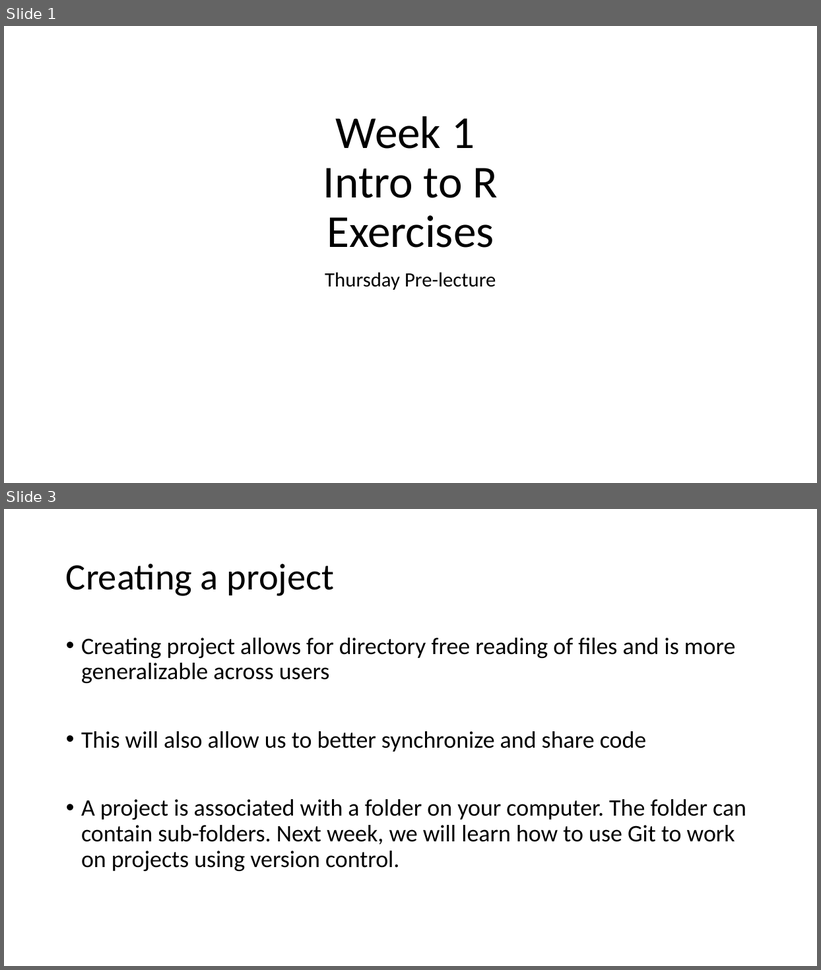
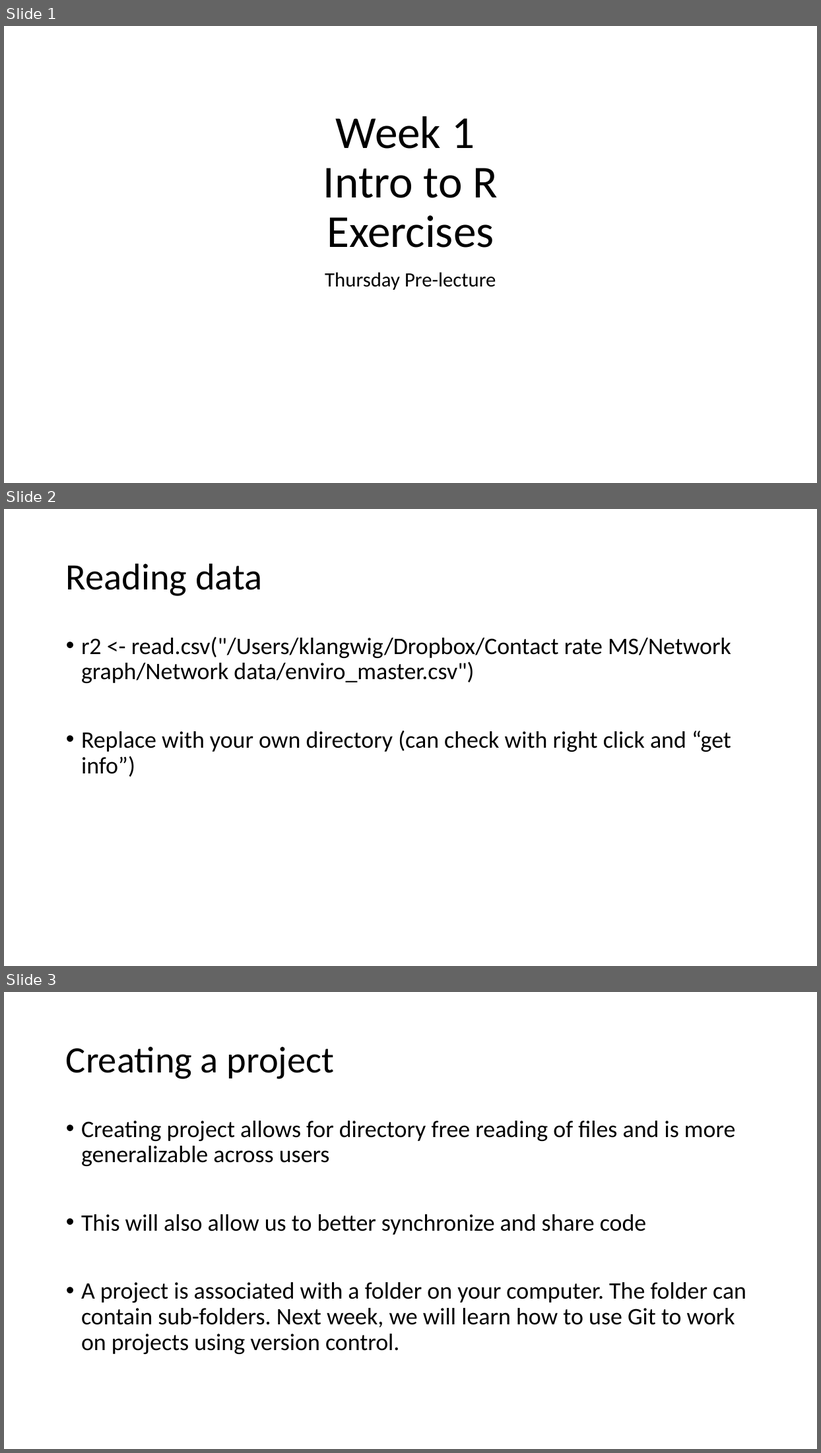
Before and after one commit to VTQuantMethodsEEB/klangwig, a slide deck: lectures/week_1_intro_to_R/ex1_intro_to_R.pptx. Shown one above the other, each under a label of ours: slides 1 and 3 before the commit, slides 1, 2 and 3 after it; the slides between them are not shown. The pictures are 821x970 and 821x1453 pixels, drawn with LibreOffice and Linux fonts; fonts in the diff are those of the drawing. Boxes give left, top, right and bottom in pixels: in the first picture for what was removed or moved away, otherwise in the second. Text is boxed around its words. In the diff, an @@ line names an element or a change of style, - is before the commit and + after.

```diff
--- a/lectures/week_1_intro_to_R/ex1_intro_to_R.pptx
+++ b/lectures/week_1_intro_to_R/ex1_intro_to_R.pptx
@@ slide 2 added at <box>4,509,817,966</box>, background #FFFFFF @@
@@ title added at <box>66,563,262,596</box>, 44 pt, text #000000 @@
+Reading data
@@ text added at <box>81,637,731,777</box>, 28 pt, text #000000 @@
+• r2 <- read.csv("/Users/klangwig/Dropbox/Contact rate MS/Network graph/Network data/enviro_master.csv")
+• Replace with your own directory (can check with right click and “get info”)
```
Also in this commit, not shown: 1 slide changed, 5 other files.
